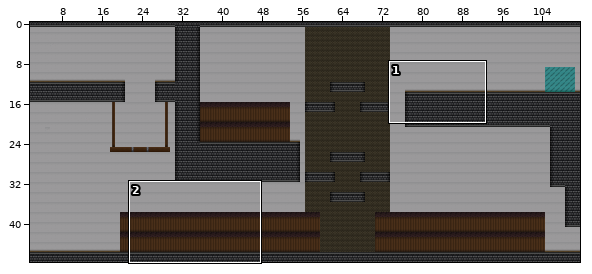
An edit to a level. Tiled map, res/maps/level5.tmx. Above, an overview of the earlier version with the close-up marked.
Close-up. Old version:
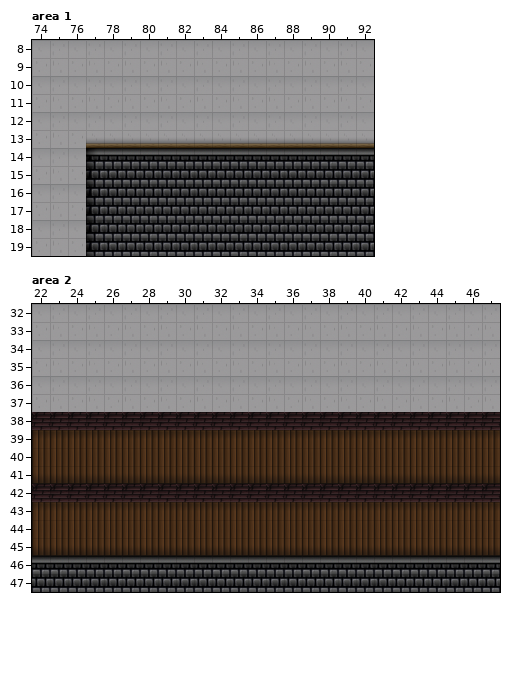
Cells are 64x64 px. Shown: area 1 x 74..92, y 8..19; area 2 x 22..47, y 32..47. The commit also changed other parts of the map, which this record leaves out.
New version:
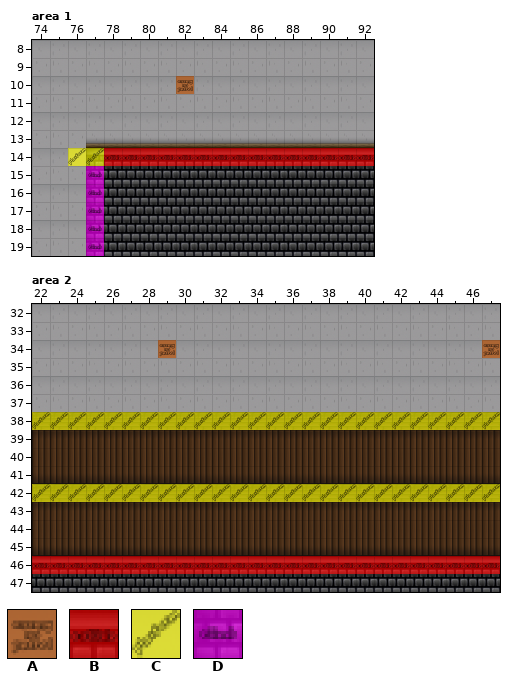
Key: from "Meta Tileset": A 2 "enemy_no_patrol", B 3 "collision", C 4 "jump_through", D 7 "climb".
_ is an empty cell, . an unchanged one.
Tiles of an added or newly shown layer are drawn over the layers below it.
See-through tiles are keyed as they look on the map.
What changed:
--- layer "Collision" (now shown), area 1
@@ x 82..82 @@
-10 _
+10 A
@@ x 76..92 @@
-14 _________________
-15 ._...............
-16 ._...............
-17 ._...............
-18 ._...............
-19 ._...............
+14 CCBBBBBBBBBBBBBBB
+15 .D...............
+16 .D...............
+17 .D...............
+18 .D...............
+19 .D...............
--- layer "Collision" (now shown), area 2
@@ x 29..47 @@
-34 _................._
+34 A.................A
@@ x 22..47 @@
-38 __________________________
+38 CCCCCCCCCCCCCCCCCCCCCCCCCC
@@ x 22..47 @@
-42 __________________________
+42 CCCCCCCCCCCCCCCCCCCCCCCCCC
@@ x 22..47 @@
-46 __________________________
+46 BBBBBBBBBBBBBBBBBBBBBBBBBB
Pixel boxes of the changes (left, top, right, bottom) in both close-ups:
added: (176, 76, 194, 94)
added: (68, 148, 374, 256)
added: (158, 340, 176, 358)
added: (482, 340, 500, 358)
added: (32, 412, 500, 430)
added: (32, 484, 500, 502)
added: (32, 556, 500, 574)
